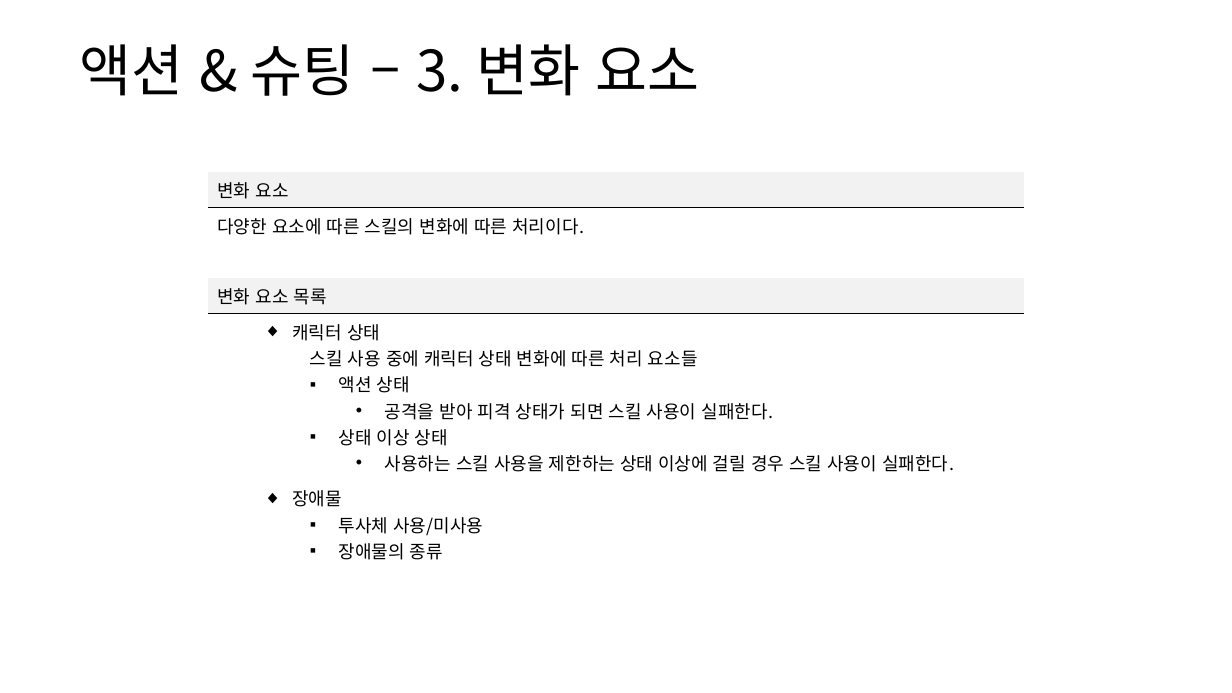
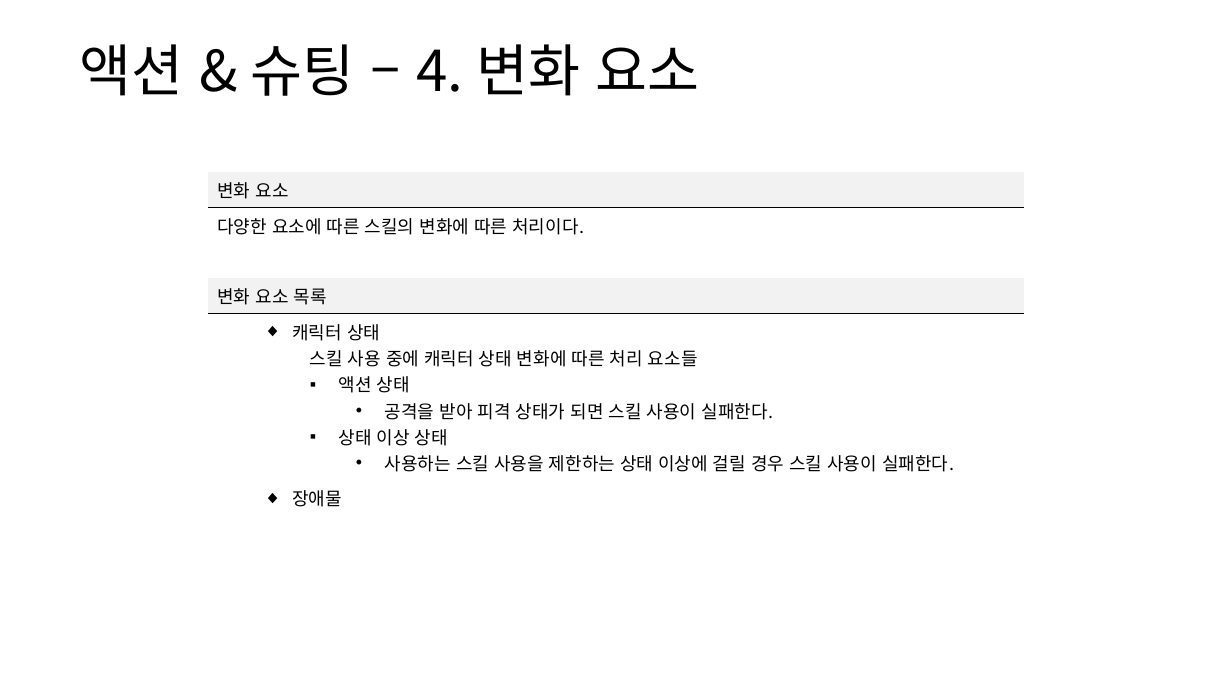
Before and after one commit to yjk0401/unityenginebasic_9th, a slide deck: slide 53 of 기획/방랑엽사전/스킬 시스템 기획서.pptx (slide 52 before the commit). Drawn at 1232x693 pixels with LibreOffice and Linux fonts; fonts in the diff are those of the drawing. Boxes give left, top, right and bottom in pixels: in the first picture for what was removed or moved away, otherwise in the second. Text is boxed around its words. In the diff, an @@ line names an element or a change of style, - is before the commit and + after.

```diff
--- a/기획/방랑엽사전/스킬 시스템 기획서.pptx
+++ b/기획/방랑엽사전/스킬 시스템 기획서.pptx
@@ text at <box>79,44,700,96</box>: text changed @@
-액션 & 슈팅 – 3. 변화 요소
+액션 & 슈팅 – 4. 변화 요소
@@ table at <box>208,172,1024,511</box> @@
-row 6, column 1: 장애물 / 투사체 사용/미사용 / 장애물의 종류
+row 6, column 1: 장애물
```
Also in this commit, not shown: 7 other slides changed, 2 slides added, 7 slides removed, 1 other file.
